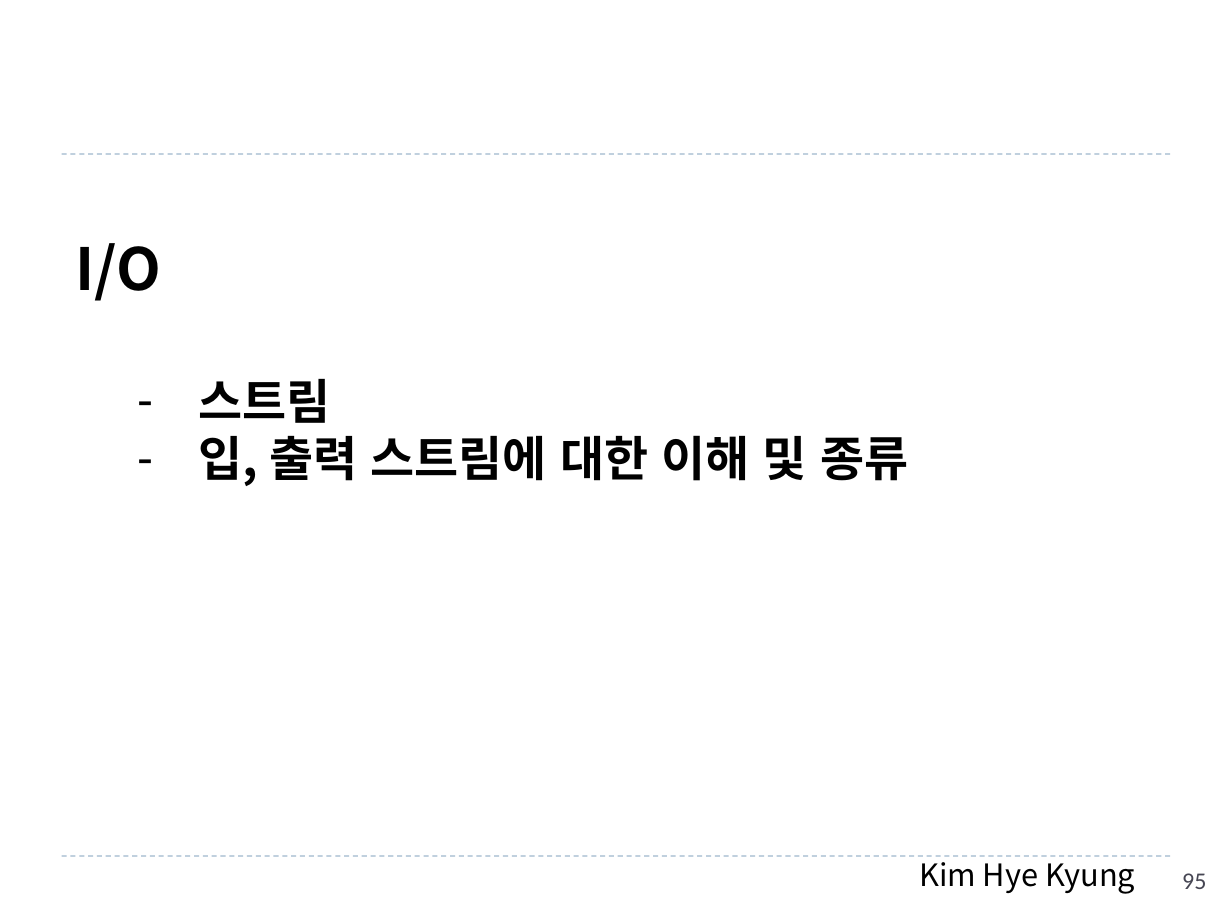
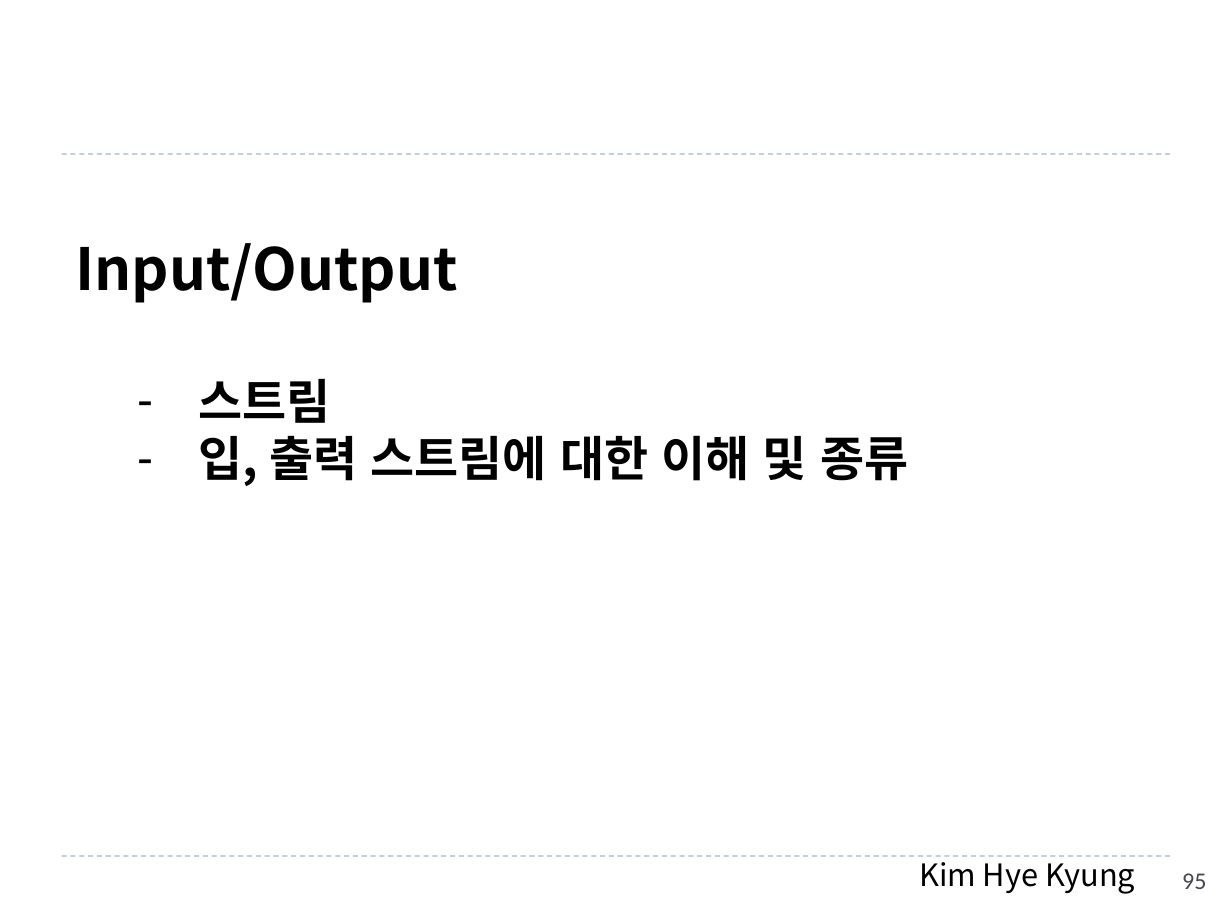
Before and after one commit to hwanginbeom/bigData, a slide deck: slide 95 of 1.Java_김혜경.pptx. Drawn at 1232x924 pixels with LibreOffice and Linux fonts; fonts in the diff are those of the drawing. Boxes give left, top, right and bottom in pixels: in the first picture for what was removed or moved away, otherwise in the second. Text is boxed around its words. In the diff, an @@ line names an element or a change of style, - is before the commit and + after.

```diff
--- a/1.Java_김혜경.pptx
+++ b/1.Java_김혜경.pptx
@@ text at box(76, 243, 458, 303): text changed @@
-I/O
+Input/Output
```
Also in this commit, not shown: 5 other slides changed, 6 other files.
